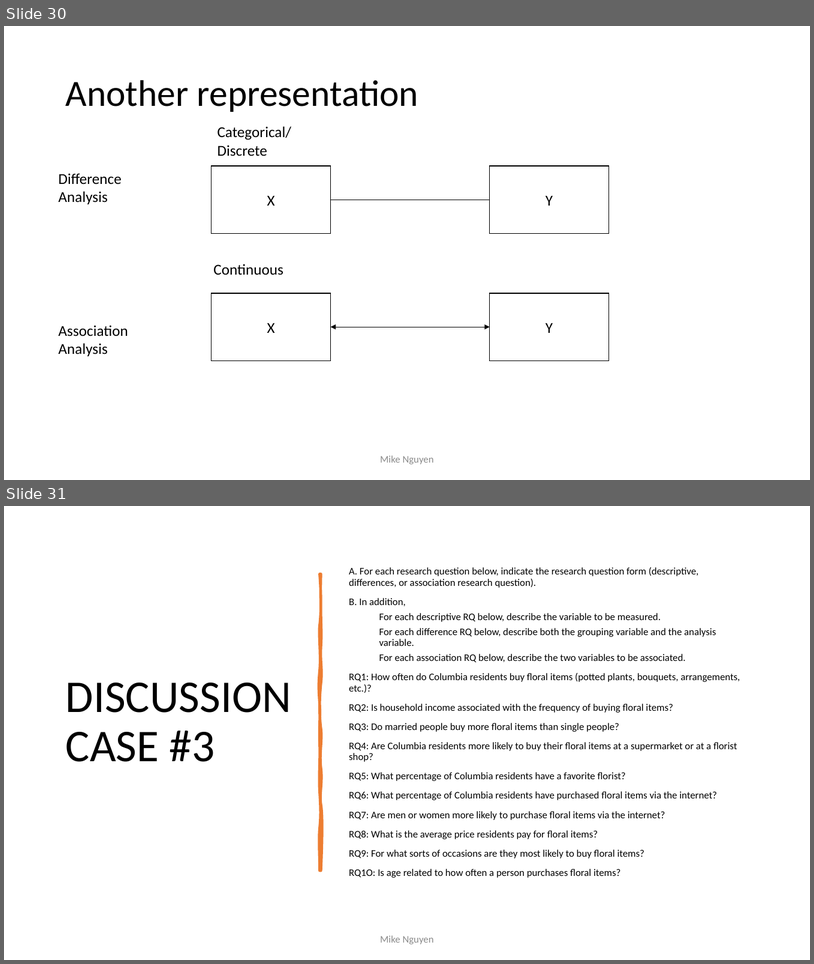
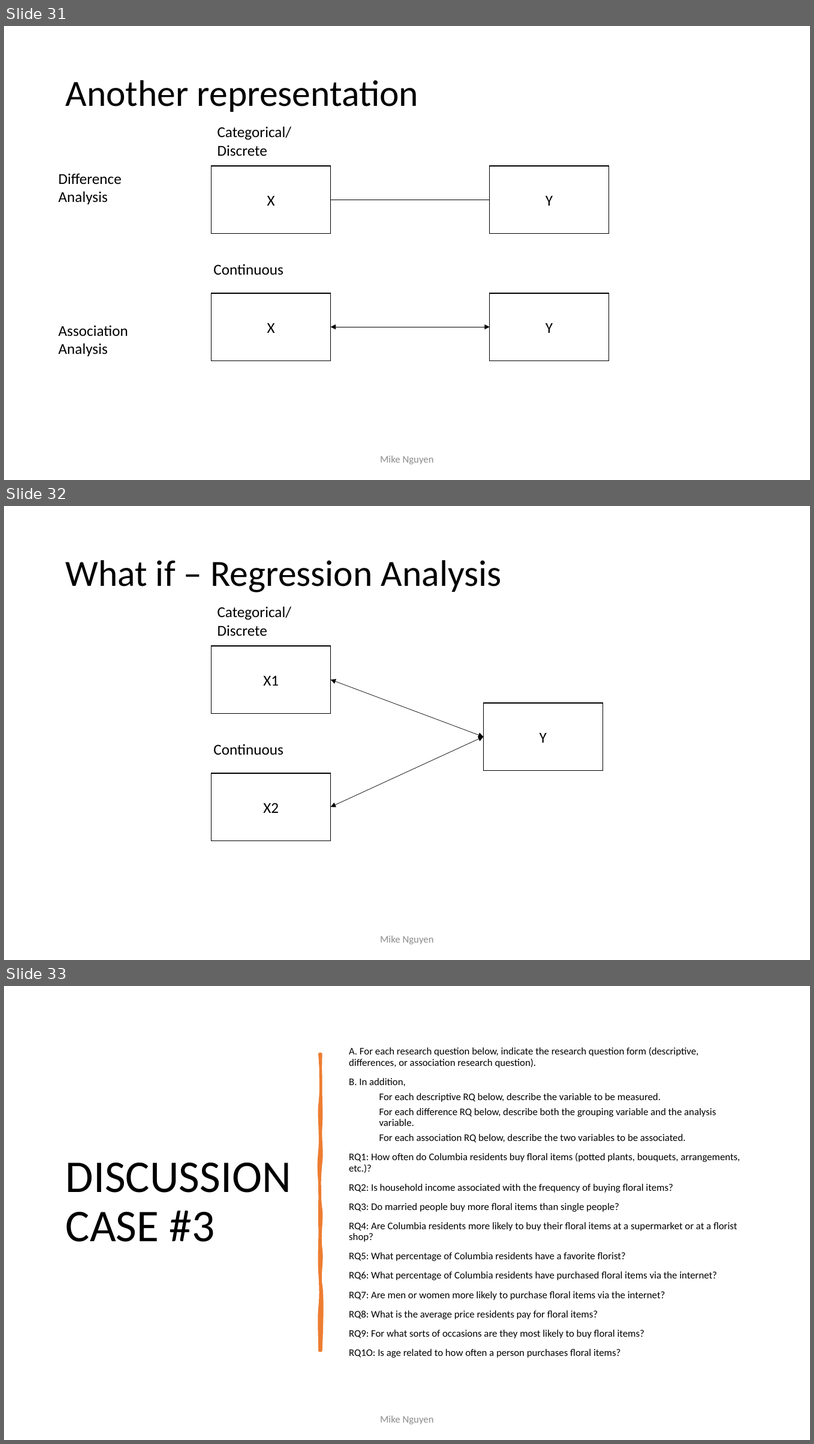
Before and after one commit to mikenguyen13/mar4050, a slide deck: lectures/4/1_External Secondary Data_Causal Research.pptx. Shown one above the other, each under a label of ours: slides 30 and 31 before the commit, slides 31, 32 and 33 after it. The pictures are 814x964 and 814x1444 pixels, drawn with LibreOffice and Linux fonts; fonts in the diff are those of the drawing. Boxes give left, top, right and bottom in pixels: in the first picture for what was removed or moved away, otherwise in the second. Text is boxed around its words. In the diff, an @@ line names an element or a change of style, - is before the commit and + after.

```diff
--- a/lectures/4/1_External Secondary Data_Causal Research.pptx
+++ b/lectures/4/1_External Secondary Data_Causal Research.pptx
@@ slide 32 added at [4, 506, 810, 960], background #FFFFFF @@
@@ title added at [65, 560, 502, 592], 44 pt, text #000000 @@
+What if – Regression Analysis
@@ text added at [218, 606, 291, 636], 18 pt, text #000000 @@
+Categorical/
+Discrete
@@ rectangle added at [212, 646, 330, 714], fill #FFFFFF, outline #000000 1 pt, 18 pt, text #000000 @@
+X1
@@ double arrow added from (330, 679) to (484, 736), #000000 0.5 pt @@
@@ rectangle added at [484, 703, 603, 771], fill #FFFFFF, outline #000000 1 pt, 18 pt, text #000000 @@
+Y
@@ double arrow added from (330, 807) to (484, 736), #000000 0.5 pt @@
@@ text added at [213, 744, 284, 755], 18 pt, text #000000 @@
+Continuous
@@ rectangle added at [212, 773, 330, 841], fill #FFFFFF, outline #000000 1 pt, 18 pt, text #000000 @@
+X2
@@ text added at [380, 935, 434, 944], 12 pt, text #8C8C8C @@
+Mike Nguyen
@@ what was slide 30 is now slide 31 @@
@@ what was slide 31 is now slide 33 @@
```
Also in this commit, not shown: 1 slide changed, 2 other slides added.
